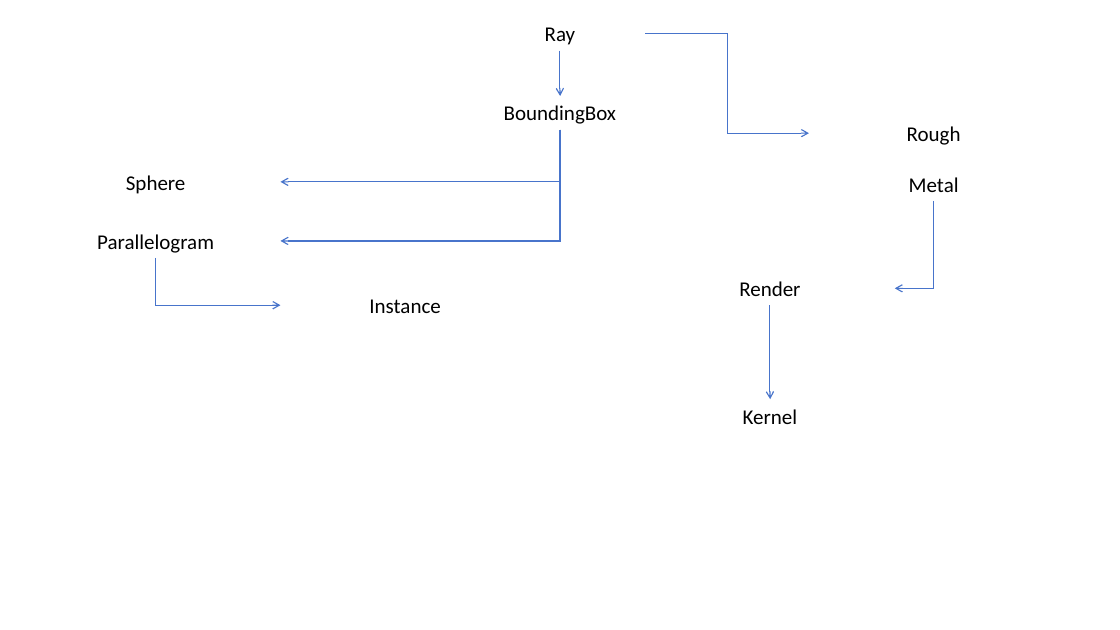
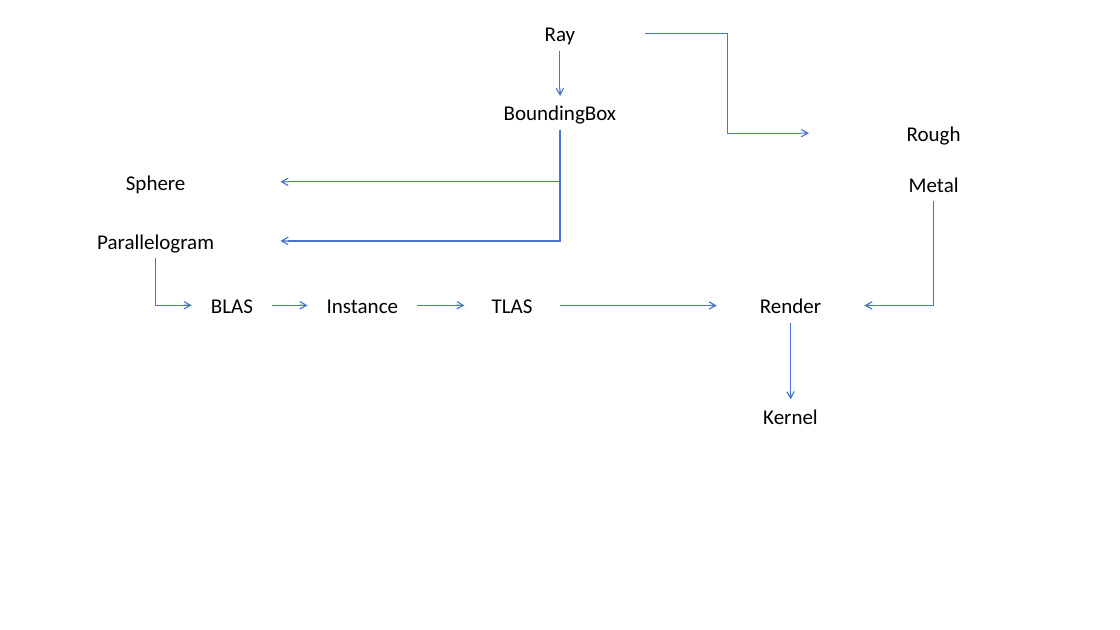
Before and after one commit to 3169651074/RendererInteractive, a slide deck: slide 2 of files/Headers.pptx. Drawn at 1120x630 pixels with LibreOffice and Linux fonts; fonts in the diff are those of the drawing. Boxes give left, top, right and bottom in pixels: in the first picture for what was removed or moved away, otherwise in the second. Text is boxed around its words. In the diff, an @@ line names an element or a change of style, - is before the commit and + after.

```diff
--- a/files/Headers.pptx
+++ b/files/Headers.pptx
@@ elbow arrow moved from (934, 201) - (895, 288) to (934, 201) - (865, 306) @@
@@ elbow arrow moved from (155, 258) - (281, 305) to (155, 258) - (192, 305) @@
@@ text added at [211,299,253,313], 18 pt, text #000000 @@
+BLAS
@@ text "Instance": place and size @@
-text "Instance" at [369,299,440,313]
+text "Instance" at [327,299,398,313]
@@ text added at [492,299,533,313], 18 pt, text #000000 @@
+TLAS
@@ text "Render": place and size @@
-text "Render" at [739,281,800,296]
+text "Render" at [760,298,821,313]
@@ elbow arrow added from (272, 305) to (308, 306), #4874CB 1 pt @@
@@ elbow arrow added from (418, 305) to (465, 306), #4874CB 1 pt @@
@@ elbow arrow added from (560, 305) to (717, 306), #4874CB 1 pt @@
@@ elbow arrow moved from (770, 306) - (770, 399) to (791, 323) - (791, 399) @@
@@ text "Kernel": place and size @@
-text "Kernel" at [743,409,798,424]
+text "Kernel" at [763,409,818,424]
```
Also in this commit, not shown: 18 other files.
